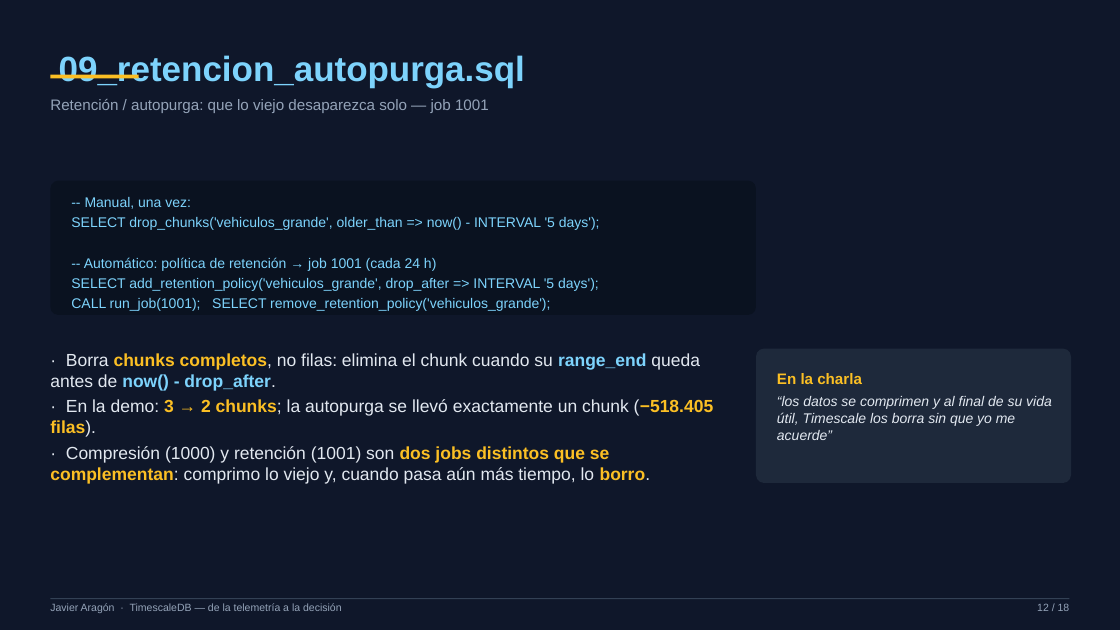
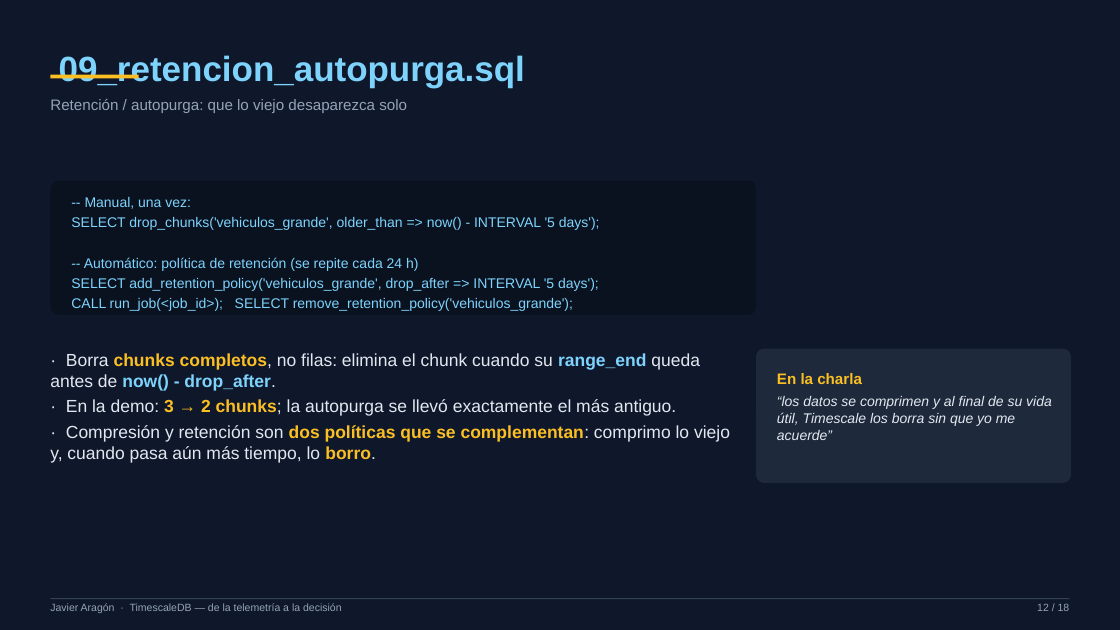
Before and after one commit to xavipuerto/autometrics-demo, a slide deck: slide 12 of presentacion/TimescaleDB-PPT-Javier.pptx. Drawn at 1120x630 pixels with LibreOffice and Linux fonts; fonts in the diff are those of the drawing. Boxes give left, top, right and bottom in pixels: in the first picture for what was removed or moved away, otherwise in the second. Text is boxed around its words. In the diff, an @@ line names an element or a change of style, - is before the commit and + after.

Commit message:
PPT: quitar ids de jobs (1000/1001/1002/1004) y hablar de politicas/procesos

```diff
--- a/presentacion/TimescaleDB-PPT-Javier.pptx
+++ b/presentacion/TimescaleDB-PPT-Javier.pptx
@@ text at (50, 99, 407, 113): text changed @@
-Retención / autopurga: que lo viejo desaparezca solo — job 1001
+Retención / autopurga: que lo viejo desaparezca solo
@@ text at (84, 257, 418, 271): text changed @@
--- Automático: política de retención → job 1001 (cada 24 h)
+-- Automático: política de retención (se repite cada 24 h)
@@ text at (71, 298, 573, 311): text changed @@
-CALL run_job(1001); SELECT remove_retention_policy('vehiculos_grande');
+CALL run_job(<job_id>); SELECT remove_retention_policy('vehiculos_grande');
@@ text at (50, 399, 730, 463): text changed @@
-· En la demo: 3 → 2 chunks; la autopurga se llevó exactamente un chunk (−518.405 filas).
-· Compresión (1000) y retención (1001) son dos jobs distintos que se complementan: comprimo lo viejo y, cuando pasa aún más tiempo, lo borro.
+· En la demo: 3 → 2 chunks; la autopurga se llevó exactamente el más antiguo.
+· Compresión y retención son dos políticas que se complementan: comprimo lo viejo y, cuando pasa aún más tiempo, lo borro.
```
Also in this commit, not shown: 6 other slides changed, 1 other file.
